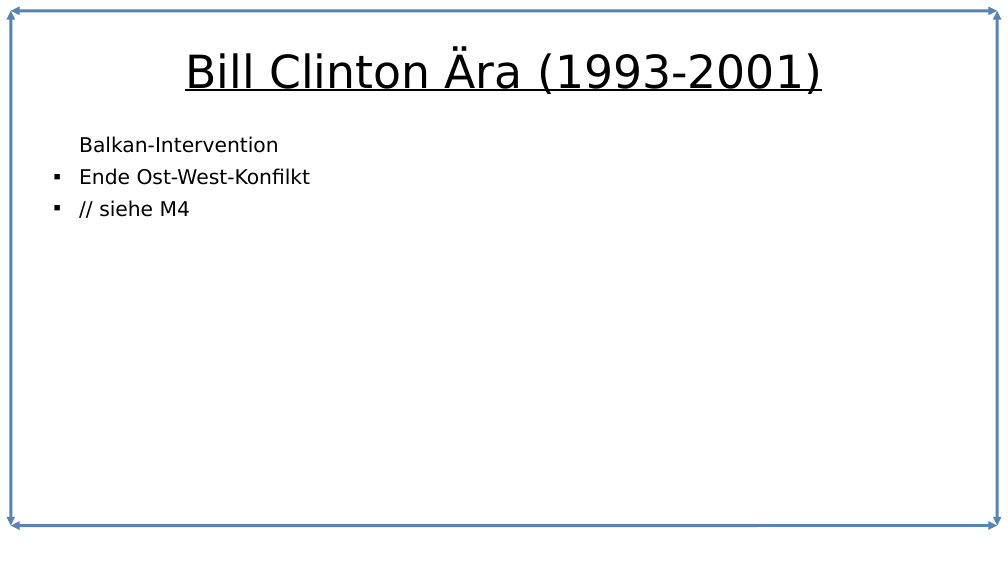
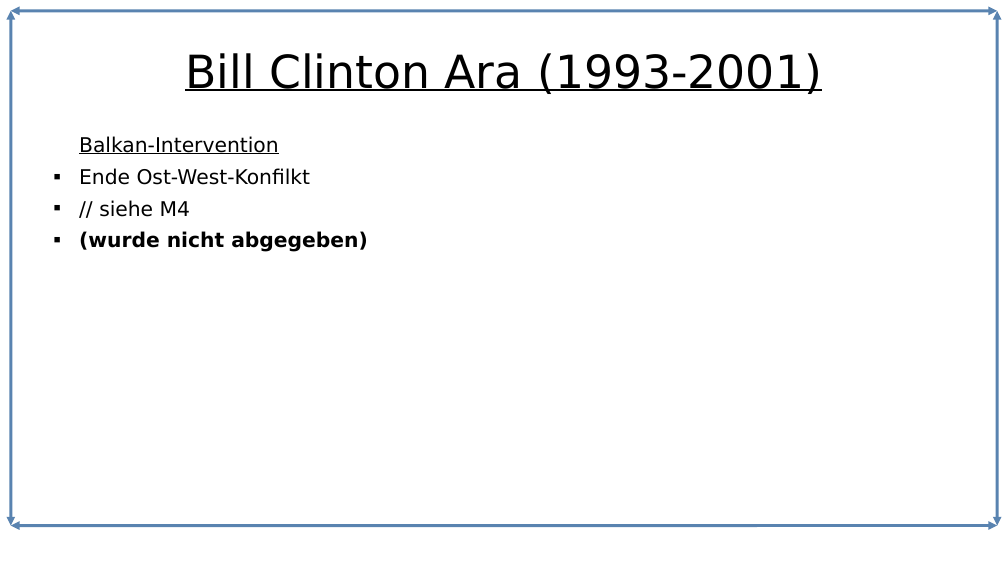
Before and after one commit to Lacrimus/Referat-Geschichte-USA-die-einzig-verbleibende-Weltmacht-, a slide deck: slide 5 of USA-die-einzig-verbleibende-Weltmacht.odp (slide 4 before the commit). Drawn at 1008x567 pixels with LibreOffice and Linux fonts; fonts in the diff are those of the drawing. Boxes give left, top, right and bottom in pixels: in the first picture for what was removed or moved away, otherwise in the second. Text is boxed around its words. In the diff, an @@ line names an element or a change of style, - is before the commit and + after.

```diff
--- a/USA-die-einzig-verbleibende-Weltmacht.odp
+++ b/USA-die-einzig-verbleibende-Weltmacht.odp
@@ title at bbox=[185, 53, 822, 94]: text changed @@
-Bill Clinton Ära (1993-2001)
+Bill Clinton Ara (1993-2001)
@@ text at bbox=[79, 136, 278, 154]: underline on in "Balkan-Intervention" @@
@@ text at bbox=[79, 231, 368, 252]: paragraph added @@
+■ (wurde nicht abgegeben)
```
Also in this commit, not shown: 11 other slides changed, 2 slides added, 1 slide removed, 4 other files.
